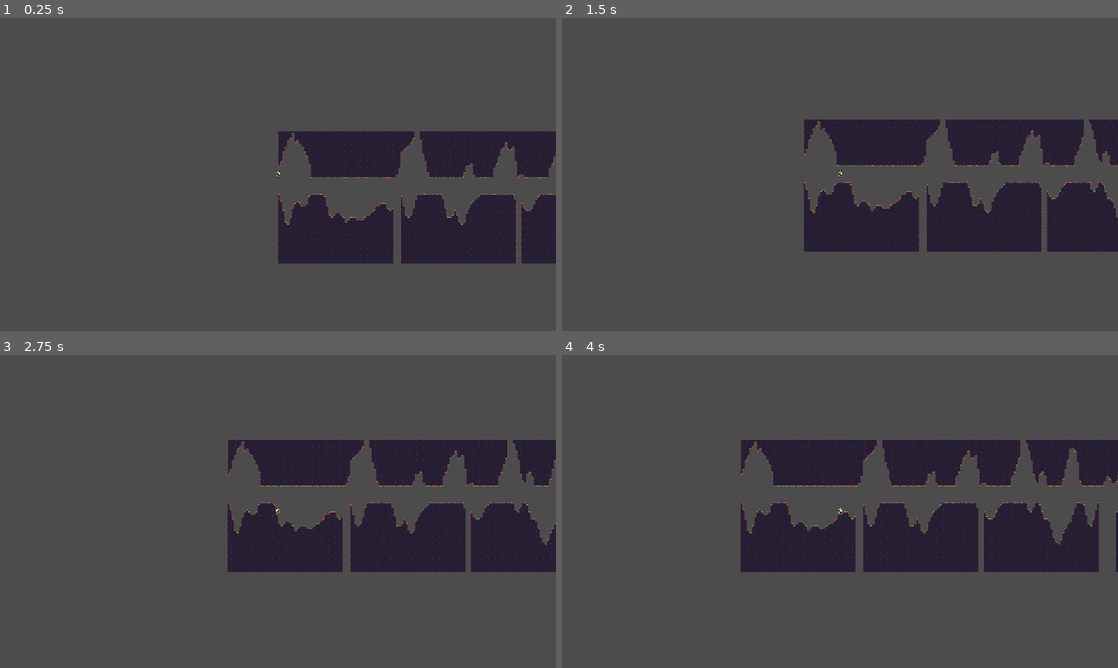
Above: before the commit, frames 1-4 (two rows, left to right).
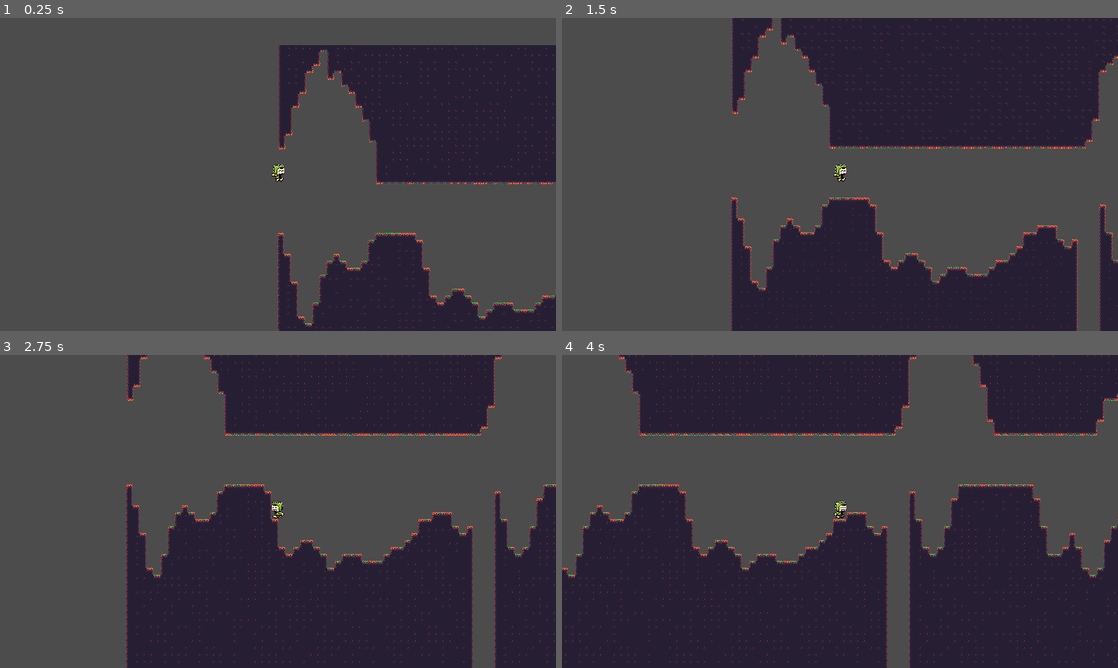
Above: after the commit, the same moments.

Repository: codemonsters/racekombat
Game: Godot game, scene res://Tilemap.tscn
Two runs of this game, one before a commit and one after it. Both use one fixed random seed, a clock stepped at 60 frames per second and the inputs below. This scene is started directly instead of the project's main scene.
Inputs:
- Up to frame 1 (0.25 s): no input
- Up to frame 2 (1.5 s): tap Enter (ui_accept) at 0.5, 0.77 s; hold Right (ui_right) from 0.53 s (still down); tap Space at 0.6 s; tap Shift at 1.35 s
- Up to frame 3 (2.75 s): tap Enter (ui_accept) at 1.52 s; release Right (ui_right) at 2.03 s; hold Left (ui_left) from 2.03 s (still down); tap Keypad Enter at 2.1 s
- Up to frame 4 (4 s): release Left (ui_left) at 2.78 s; hold Right (ui_right) from 2.78 s (still down); tap Space at 2.85 s; tap Enter (ui_accept) at 3.02, 3.77 s; tap Shift at 3.6 s

The runs differ from the first frame. In frame 1, 31% of the frame differs, in the area x 48-100%, y 8-100%; in frame 2, 47%; in frame 3, 52%; in frame 4, 68%, in the area x 0-100%, y 0-100%.

Commit message:
Arreglado problema con el movimiento del jugador

Diff:
--- a/server/PenduloTween.gd
+++ b/server/PenduloTween.gd
@@ -5,7 +5,7 @@
 
 onready var rotation_tween = get_node("RotationTween")
 export var initial_angle := 0
-export var amplitude := 0
+export var amplitude := 90
 var final_angle := 0
 var tween_angle_values := []
 export var period := 0.0
--- a/server/Player.gd
+++ b/server/Player.gd
@@ -7,9 +7,12 @@
 onready var animatedSprite = $AnimatedSprite
 export var inicialMult := 1.0
 export var airMult := 1.0
+var defaultSnap = Vector2.DOWN * 15
+var snap = defaultSnap
 
 func _ready():
 	pass
 
 func _process(delta):
-	print(get_node("Player SM").state.name)
+	pass
+	#print(get_node("Player SM").state.name)
--- a/server/Player.tscn
+++ b/server/Player.tscn
@@ -26,14 +26,14 @@
 "name": "fall",
 "speed": 5.0
 }, {
+"frames": [ ExtResource( 10 ) ],
+"loop": true,
+"name": "jump",
+"speed": 5.0
+}, {
 "frames": [ ExtResource( 9 ), ExtResource( 11 ), ExtResource( 8 ), ExtResource( 13 ) ],
 "loop": true,
 "name": "run",
-"speed": 5.0
-}, {
-"frames": [ ExtResource( 10 ) ],
-"loop": true,
-"name": "jump",
 "speed": 5.0
 } ]
 
--- a/server/Tilemap.tscn
+++ b/server/Tilemap.tscn
@@ -162,6 +162,9 @@
 } ]
 2/z_index = 0
 
+[sub_resource type="ConvexPolygonShape2D" id=16]
+points = PoolVector2Array( 0, 0, 16, 0, 16, 16, 0, 16 )
+
 [sub_resource type="ConvexPolygonShape2D" id=17]
 points = PoolVector2Array( 0, 0, 16, 0, 16, 16, 0, 16 )
 
@@ -201,10 +204,7 @@
 [sub_resource type="ConvexPolygonShape2D" id=29]
 points = PoolVector2Array( 0, 0, 16, 0, 16, 16, 0, 16 )
 
-[sub_resource type="ConvexPolygonShape2D" id=30]
-points = PoolVector2Array( 0, 0, 16, 0, 16, 16, 0, 16 )
-
-[sub_resource type="TileSet" id=31]
+[sub_resource type="TileSet" id=30]
 0/name = "platformer_in_the_forest.png 0"
 0/texture = ExtResource( 1 )
 0/tex_offset = Vector2( 0, 0 )
@@ -224,92 +224,92 @@
 0/navigation_offset = Vector2( 0, 0 )
 0/shape_offset = Vector2( 0, 0 )
 0/shape_transform = Transform2D( 1, 0, 0, 1, 0, 0 )
-0/shape = SubResource( 17 )
+0/shape = SubResource( 16 )
 0/shape_one_way = false
 0/shape_one_way_margin = 1.0
 0/shapes = [ {
 "autotile_coord": Vector2( 0, 0 ),
 "one_way": false,
 "one_way_margin": 1.0,
+"shape": SubResource( 16 ),
+"shape_transform": Transform2D( 1, 0, 0, 1, 0, 0 )
+}, {
+"autotile_coord": Vector2( 0, 1 ),
+"one_way": false,
+"one_way_margin": 1.0,
 "shape": SubResource( 17 ),
 "shape_transform": Transform2D( 1, 0, 0, 1, 0, 0 )
 }, {
-"autotile_coord": Vector2( 0, 1 ),
+"autotile_coord": Vector2( 1, 0 ),
 "one_way": false,
 "one_way_margin": 1.0,
 "shape": SubResource( 18 ),
 "shape_transform": Transform2D( 1, 0, 0, 1, 0, 0 )
 }, {
-"autotile_coord": Vector2( 1, 0 ),
+"autotile_coord": Vector2( 1, 1 ),
 "one_way": false,
 "one_way_margin": 1.0,
 "shape": SubResource( 19 ),
 "shape_transform": Transform2D( 1, 0, 0, 1, 0, 0 )
 }, {
-"autotile_coord": Vector2( 1, 1 ),
+"autotile_coord": Vector2( 2, 0 ),
 "one_way": false,
 "one_way_margin": 1.0,
 "shape": SubResource( 20 ),
 "shape_transform": Transform2D( 1, 0, 0, 1, 0, 0 )
 }, {
-"autotile_coord": Vector2( 2, 0 ),
+"autotile_coord": Vector2( 2, 1 ),
 "one_way": false,
 "one_way_margin": 1.0,
 "shape": SubResource( 21 ),
 "shape_transform": Transform2D( 1, 0, 0, 1, 0, 0 )
 }, {
-"autotile_coord": Vector2( 2, 1 ),
+"autotile_coord": Vector2( 3, 0 ),
 "one_way": false,
 "one_way_margin": 1.0,
 "shape": SubResource( 22 ),
 "shape_transform": Transform2D( 1, 0, 0, 1, 0, 0 )
 }, {
-"autotile_coord": Vector2( 3, 0 ),
+"autotile_coord": Vector2( 3, 1 ),
 "one_way": false,
 "one_way_margin": 1.0,
 "shape": SubResource( 23 ),
 "shape_transform": Transform2D( 1, 0, 0, 1, 0, 0 )
 }, {
-"autotile_coord": Vector2( 3, 1 ),
+"autotile_coord": Vector2( 4, 0 ),
 "one_way": false,
 "one_way_margin": 1.0,
 "shape": SubResource( 24 ),
 "shape_transform": Transform2D( 1, 0, 0, 1, 0, 0 )
 }, {
-"autotile_coord": Vector2( 4, 0 ),
+"autotile_coord": Vector2( 4, 1 ),
 "one_way": false,
 "one_way_margin": 1.0,
 "shape": SubResource( 25 ),
 "shape_transform": Transform2D( 1, 0, 0, 1, 0, 0 )
 }, {
-"autotile_coord": Vector2( 4, 1 ),
+"autotile_coord": Vector2( 5, 0 ),
 "one_way": false,
 "one_way_margin": 1.0,
 "shape": SubResource( 26 ),
 "shape_transform": Transform2D( 1, 0, 0, 1, 0, 0 )
 }, {
-"autotile_coord": Vector2( 5, 0 ),
+"autotile_coord": Vector2( 5, 1 ),
 "one_way": false,
 "one_way_margin": 1.0,
 "shape": SubResource( 27 ),
 "shape_transform": Transform2D( 1, 0, 0, 1, 0, 0 )
 }, {
-"autotile_coord": Vector2( 5, 1 ),
+"autotile_coord": Vector2( 6, 0 ),
 "one_way": false,
 "one_way_margin": 1.0,
 "shape": SubResource( 28 ),
 "shape_transform": Transform2D( 1, 0, 0, 1, 0, 0 )
 }, {
-"autotile_coord": Vector2( 6, 0 ),
+"autotile_coord": Vector2( 6, 1 ),
 "one_way": false,
 "one_way_margin": 1.0,
 "shape": SubResource( 29 ),
-"shape_transform": Transform2D( 1, 0, 0, 1, 0, 0 )
-}, {
-"autotile_coord": Vector2( 6, 1 ),
-"one_way": false,
-"one_way_margin": 1.0,
-"shape": SubResource( 30 ),
 "shape_transform": Transform2D( 1, 0, 0, 1, 0, 0 )
 } ]
 0/z_index = 0
@@ -340,4 +340,3 @@
 position = Vector2( 0.592529, 5.79358 )
 scale = Vector2( 2, 2 )
 current = true
-zoom = Vector2( 3, 3 )
--- a/server/scripts/Idle.gd
+++ b/server/scripts/Idle.gd
@@ -1,6 +1,5 @@
 extends State
 
-var snap = Vector2.DOWN * 60
 
 func enter(_msg := {}) -> void:
 	owner.velocity = Vector2.ZERO
@@ -20,9 +19,9 @@
 
 func update(delta: float) -> void:
 	if owner.is_on_floor():
-		snap = Vector2.DOWN * 60
-		owner.velocity = owner.move_and_slide_with_snap(owner.velocity, snap, Vector2.UP)
+		owner.snap = owner.defaultSnap
+		owner.velocity = owner.move_and_slide_with_snap(owner.velocity, owner.snap, Vector2.UP)
 	else:
-		snap = Vector2.ZERO
+		owner.snap = Vector2.ZERO
 		stateMachine.transitionTo("Air")
 		return
--- a/server/scripts/Run.gd
+++ b/server/scripts/Run.gd
@@ -1,6 +1,4 @@
 extends State
-
-var snap = Vector2.DOWN * 60
 
 func enter(_msg := {}) -> void:
 	owner.animatedSprite.play("run")
@@ -11,10 +9,10 @@
 
 func physicsUpdate(delta: float) -> void:
 	if not owner.is_on_floor():
-		snap = Vector2.ZERO
+		owner.snap = Vector2.ZERO
 		stateMachine.transitionTo("Air")
 		return
-	snap = Vector2.DOWN * 60
+	owner.snap = owner.defaultSnap
 	var inputDirectionX: float = (
 		Input.get_action_strength("ui_right")
 		- Input.get_action_strength("ui_left")
@@ -27,6 +25,6 @@
 		owner.animatedSprite.flip_h = false
 	owner.velocity.x = owner.velocidad * inputDirectionX
 	owner.velocity.y += owner.gravedad * delta
-	owner.velocity = owner.move_and_slide_with_snap(owner.velocity, snap, Vector2.UP)
+	owner.velocity = owner.move_and_slide_with_snap(owner.velocity, owner.snap, Vector2.UP)
 	if is_equal_approx(inputDirectionX, 0.0):
 		stateMachine.transitionTo("Idle")
Not shown: 3 places in server/Tilemap.tscn that only renumber resources
Not shown, changed: server/assets/crocodile/dizzy/frame-1.png.import
Not shown, changed: server/assets/crocodile/dizzy/frame-2.png.import
Not shown, changed: server/assets/crocodile/faint/frame-1.png.import
Not shown, changed: server/assets/crocodile/faint/frame-2.png.import
Not shown, changed: server/assets/crocodile/faint/frame-3.png.import
Not shown, changed: server/assets/crocodile/idle/frame-1.png.import
Not shown, changed: server/assets/crocodile/idle/frame-2.png.import
Not shown, changed: server/assets/crocodile/jump fall/frame.png.import
Not shown, changed: server/assets/crocodile/jump up/frame.png.import
Not shown, changed: server/assets/crocodile/run/frame-1.png.import
Not shown, changed: server/assets/crocodile/run/frame-2.png.import
(and 5 more such lines)
